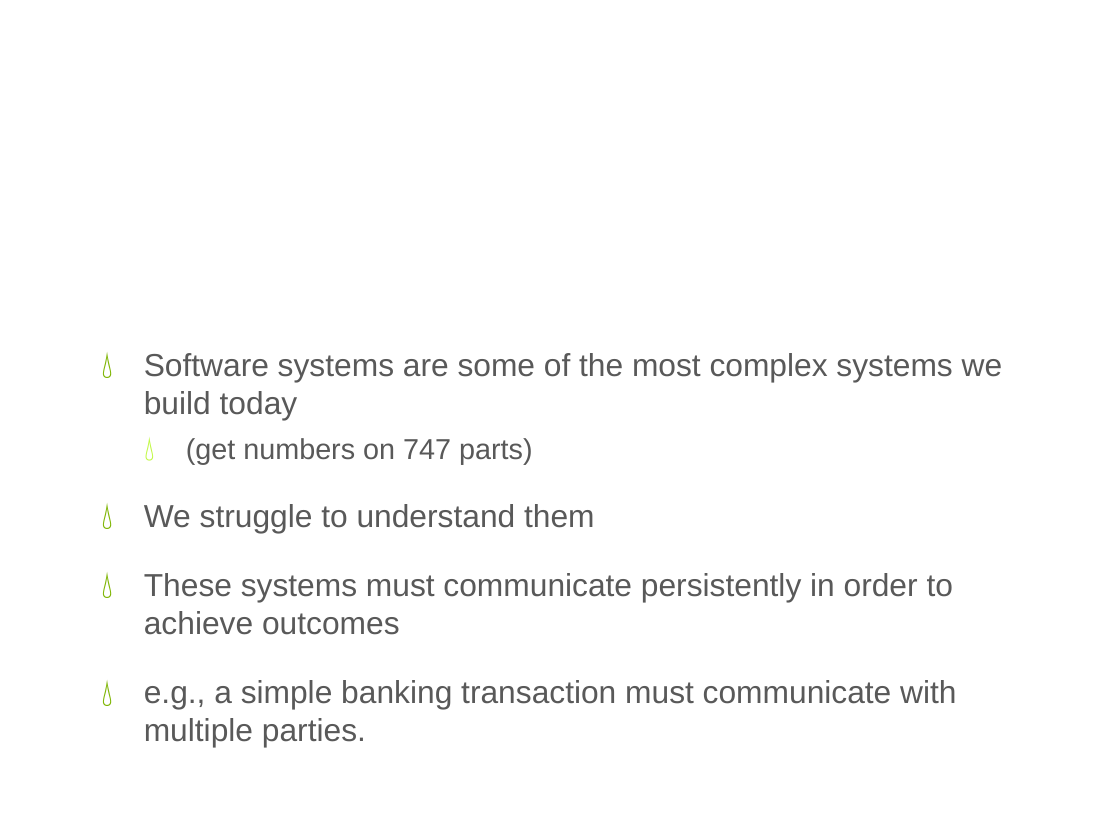
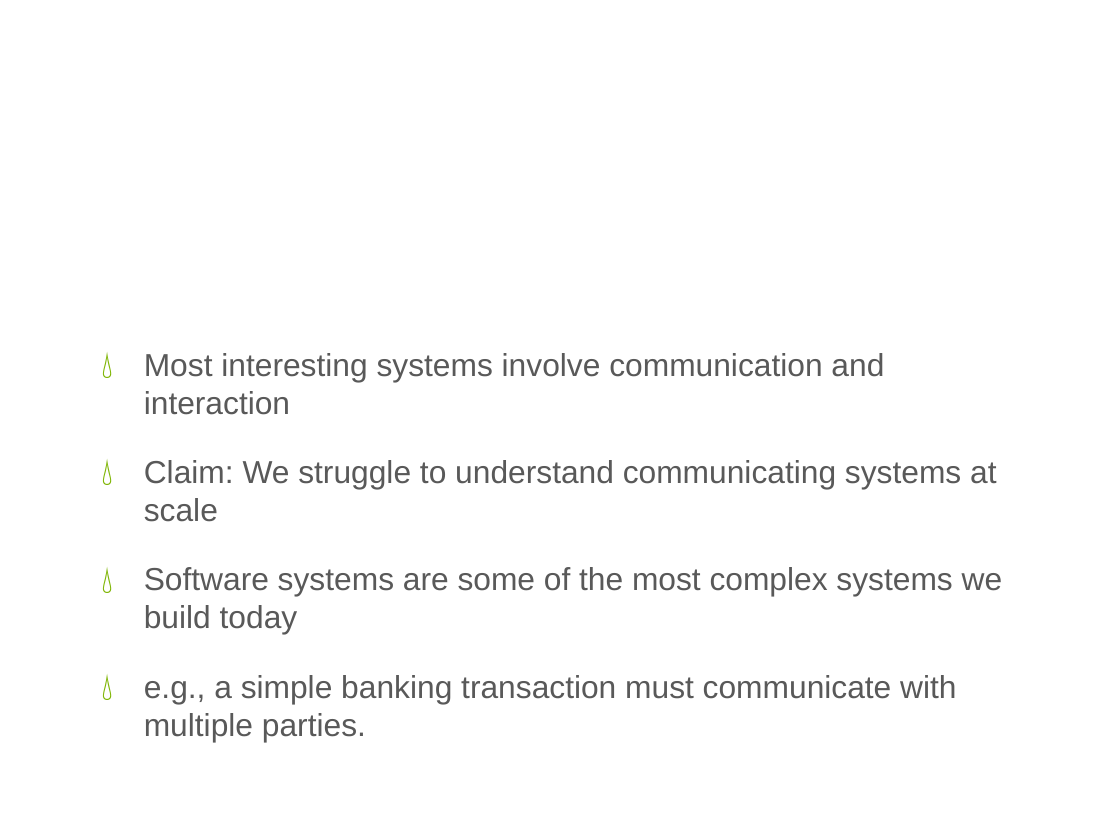
Before and after one commit to gian/defense, a slide deck: slide 12 of PhDDefense.pptx. Drawn at 1120x840 pixels with LibreOffice and Linux fonts; fonts in the diff are those of the drawing; background and template pictures are left out. Boxes give left, top, right and bottom in pixels: in the first picture for what was removed or moved away, otherwise in the second. Text is boxed around its words. In the diff, an @@ line names an element or a change of style, - is before the commit and + after.

```diff
--- a/PhDDefense.pptx
+++ b/PhDDefense.pptx
@@ text at bbox=[144, 353, 996, 522]: paragraphs added @@
+💧 Most interesting systems involve communication and interaction
+💧 Claim: We struggle to understand communicating systems at scale
@@ text at bbox=[144, 438, 953, 635]: paragraphs removed @@
-  💧 (get numbers on 747 parts)
-💧 We struggle to understand them
-💧 These systems must communicate persistently in order to achieve outcomes
```
Also in this commit, not shown: 10 other slides changed, 10 slides added, 4 slides removed.
